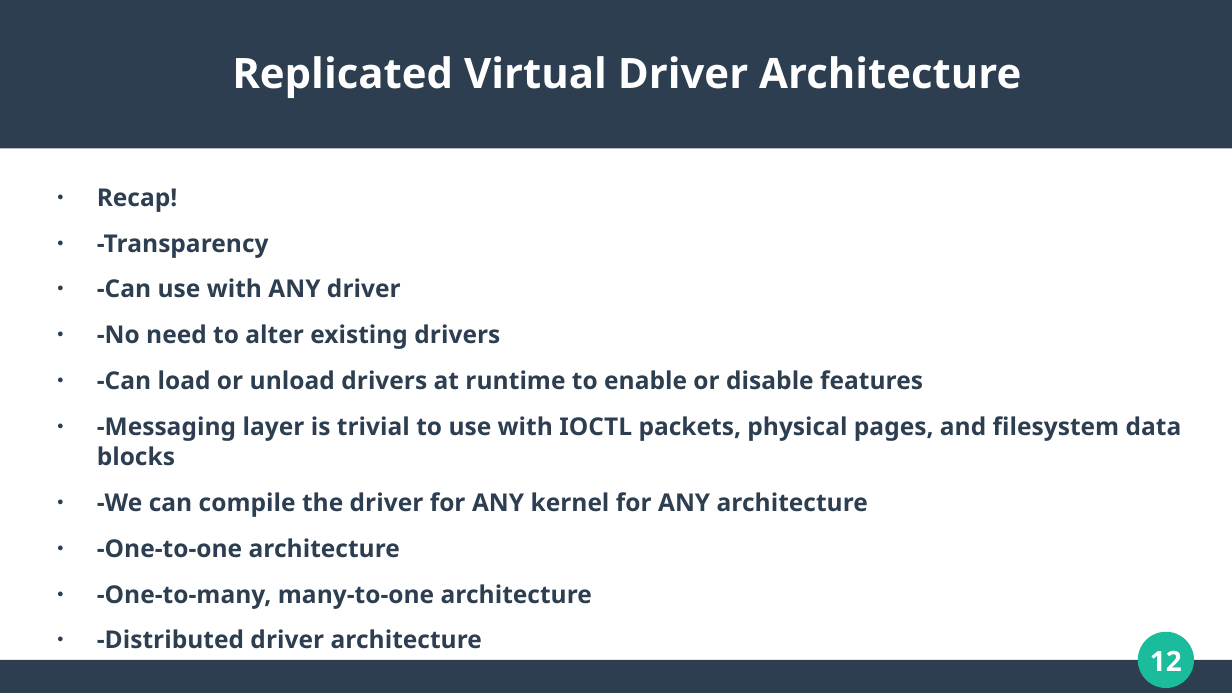
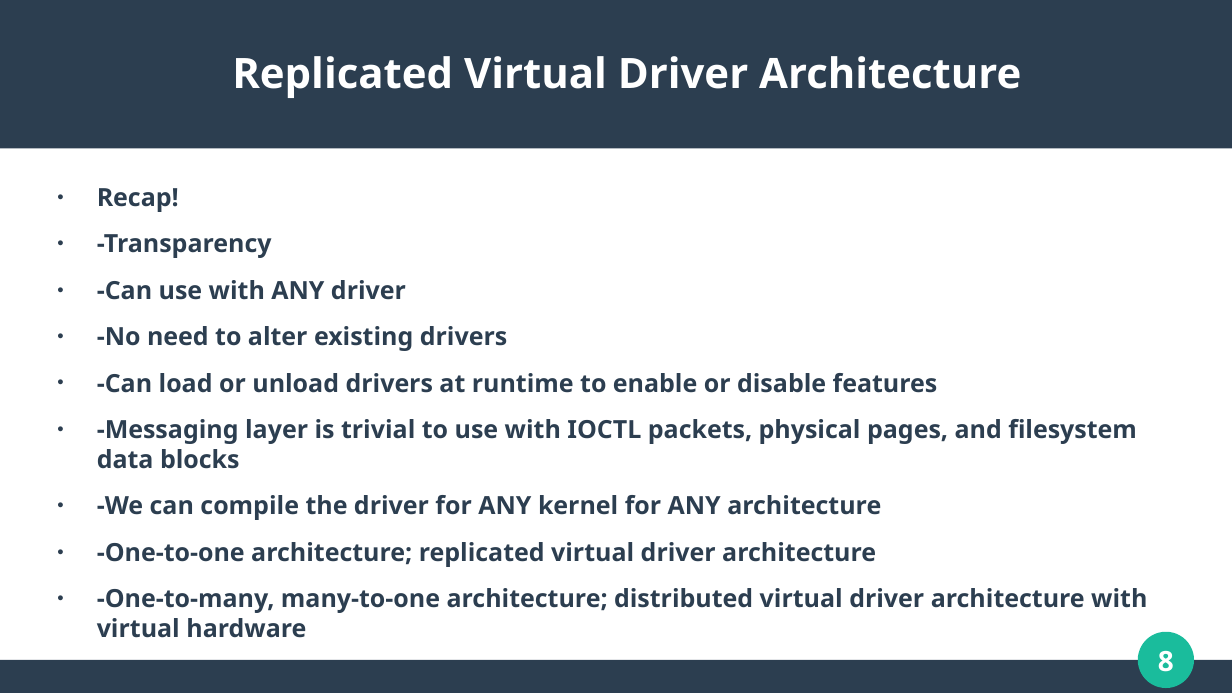
Before and after one commit to WaveArch/Wave, a slide deck: slide 8 of Replicated.pptx (slide 12 before the commit). Drawn at 1232x693 pixels with LibreOffice and Linux fonts; fonts in the diff are those of the drawing. Boxes give left, top, right and bottom in pixels: in the first picture for what was removed or moved away, otherwise in the second. Text is boxed around its words. In the diff, an @@ line names an element or a change of style, - is before the commit and + after.

```diff
--- a/Replicated.pptx
+++ b/Replicated.pptx
@@ text at [97,188,1137,520]: size 15.8 to 16.1 pt in "Recap!", "-Transparency", "-Can use with ANY driver", "-No need to alter existing drivers" and 4 more places @@
@@ text at [97,542,1147,638]: text changed; size 15.8 to 16.1 pt @@
-● -One-to-one architecture
-● -One-to-many, many-to-one architecture
-● -Distributed driver architecture
+● -One-to-one architecture; replicated virtual driver architecture
+● -One-to-many, many-to-one architecture; distributed virtual driver architecture with virtual hardware
@@ page number at [1158,651,1174,672]: text changed @@
-12
+8
```
Also in this commit, not shown: 2 other slides changed, 4 slides removed.
